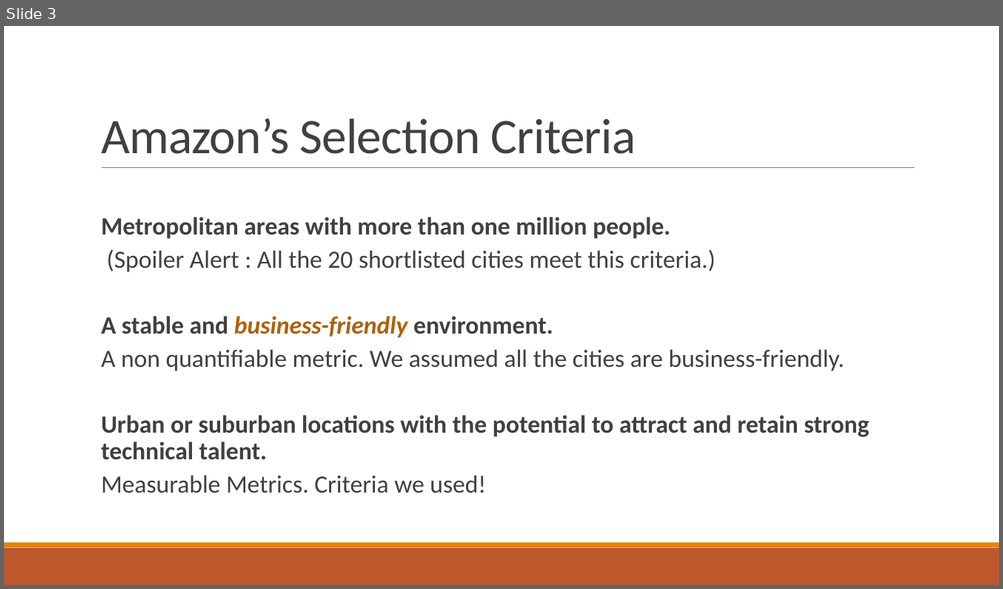
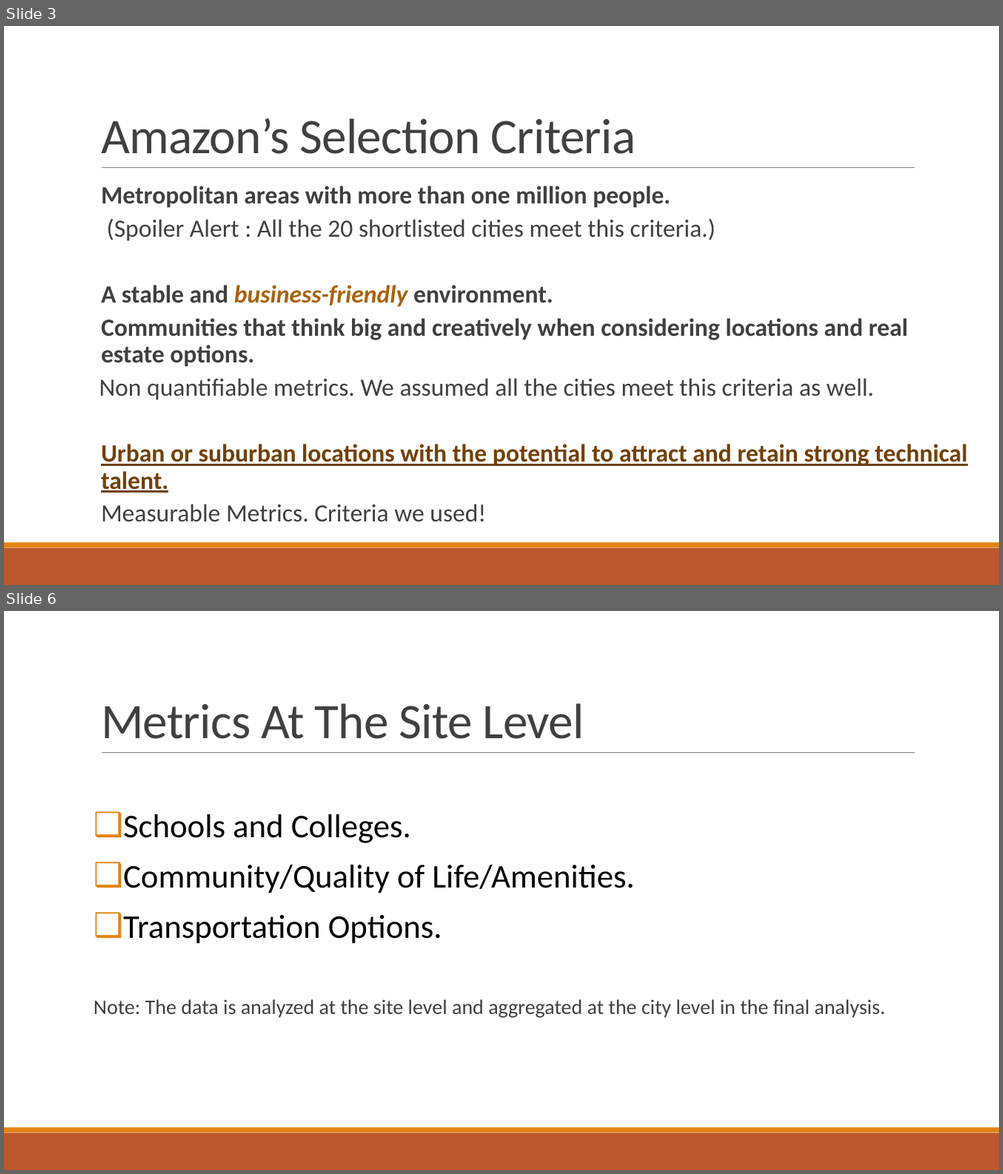
Before and after one commit to indranik/BC_Project1, a slide deck: Project1_Presentation.pptx. Shown one above the other, each under a label of ours: slide 3 before the commit, slides 3 and 6 after it; the slides between them are not shown. The pictures are 1003x589 and 1003x1174 pixels, drawn with LibreOffice and Linux fonts; fonts in the diff are those of the drawing. Boxes give left, top, right and bottom in pixels: in the first picture for what was removed or moved away, otherwise in the second. Text is boxed around its words. In the diff, an @@ line names an element or a change of style, - is before the commit and + after.

```diff
--- a/Project1_Presentation.pptx
+++ b/Project1_Presentation.pptx
@@ slide 6 added at box(4, 611, 999, 1170), background #FFFFFF; not listed: 3 template elements that a slide beside it also shows @@
@@ title added at box(101, 703, 584, 739), 48 pt, text #404040 @@
+Metrics At The Site Level
@@ text added at box(94, 815, 885, 1018), 20 pt, text #404040 @@
+❑ Schools and Colleges.
+❑ Community/Quality of Life/Amenities.
+❑ Transportation Options.
+Note: The data is analyzed at the site level and aggregated at the city level in the final analysis.
@@ slide 3 changed as well @@
@@ text "Metropolitan areas with more than ...": place and size @@
-text "Metropolitan areas with more than ..." at box(101, 217, 869, 494)
+text "Metropolitan areas with more than ..." at box(99, 186, 967, 523)
@@ text at box(99, 318, 908, 400): text changed; bold on @@
-  A non quantifiable metric. We assumed all the cities are business-friendly.
+  Communities that think big and creatively when considering locations and real estate options.
+Non quantifiable metrics. We assumed all the cities meet this criteria as well.
@@ text at box(101, 444, 967, 493): text colour #404040 to #724209, underline on in "Urban or suburban locations with the potential ..." @@
```
Also in this commit, not shown: 2 other slides changed, 11 other slides added, 1 slide removed.
